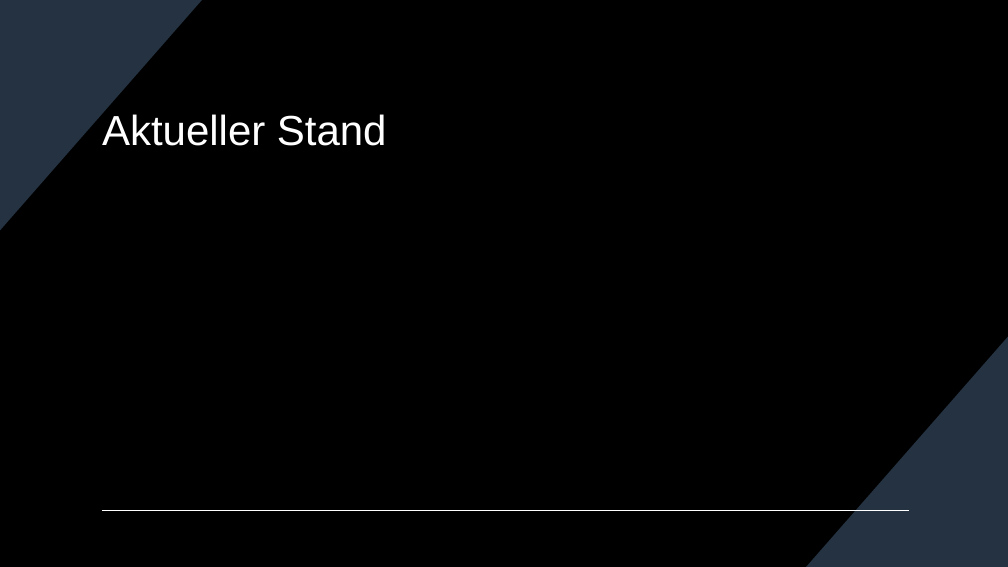
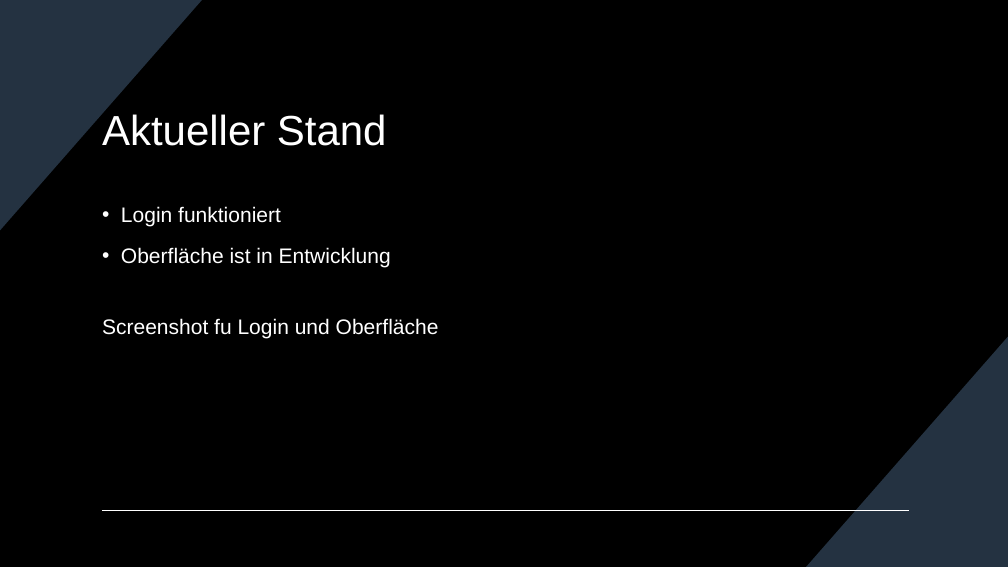
Before and after one commit to AaloFanaa/htldo5_swp, a slide deck: slide 7 of ScreenTale/Projektmanagement/Zwischenpräsentation_14_12_2023.pptx. Drawn at 1008x567 pixels with LibreOffice and Linux fonts; fonts in the diff are those of the drawing. Boxes give left, top, right and bottom in pixels: in the first picture for what was removed or moved away, otherwise in the second. Text is boxed around its words. In the diff, an @@ line names an element or a change of style, - is before the commit and + after.

Commit message:
Update

```diff
--- a/ScreenTale/Projektmanagement/Zwischenpräsentation_14_12_2023.pptx
+++ b/ScreenTale/Projektmanagement/Zwischenpräsentation_14_12_2023.pptx
@@ text added at box(102, 206, 439, 338), 20 pt, text #FFFFFF @@
+• Login funktioniert
+• Oberfläche ist in Entwicklung
+Screenshot fu Login und Oberfläche
```
Also in this commit, not shown: 6 other slides changed.
